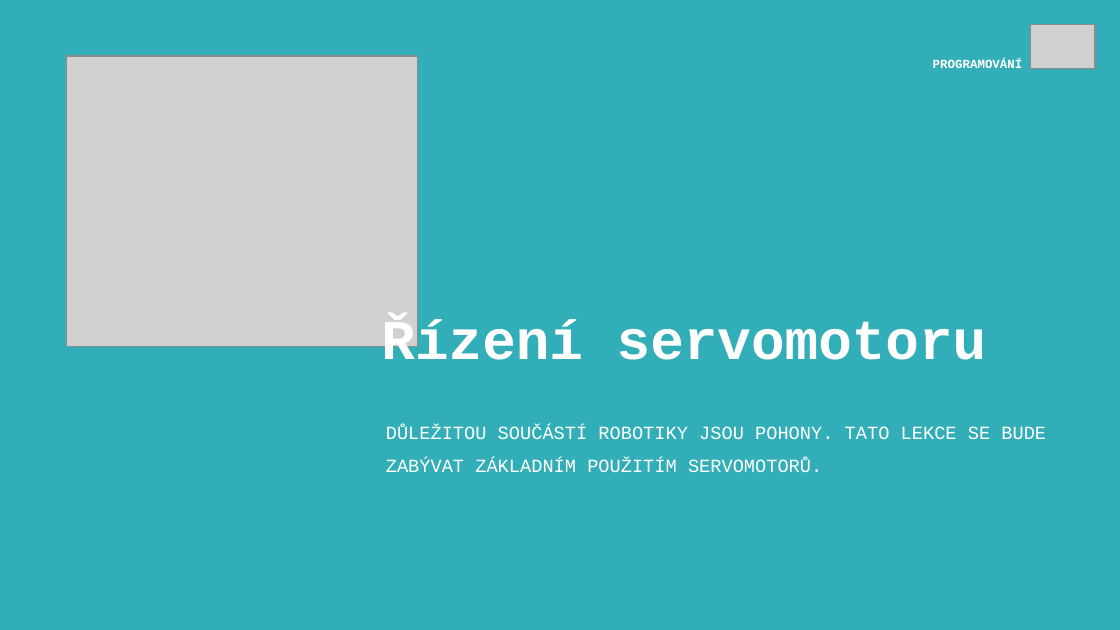
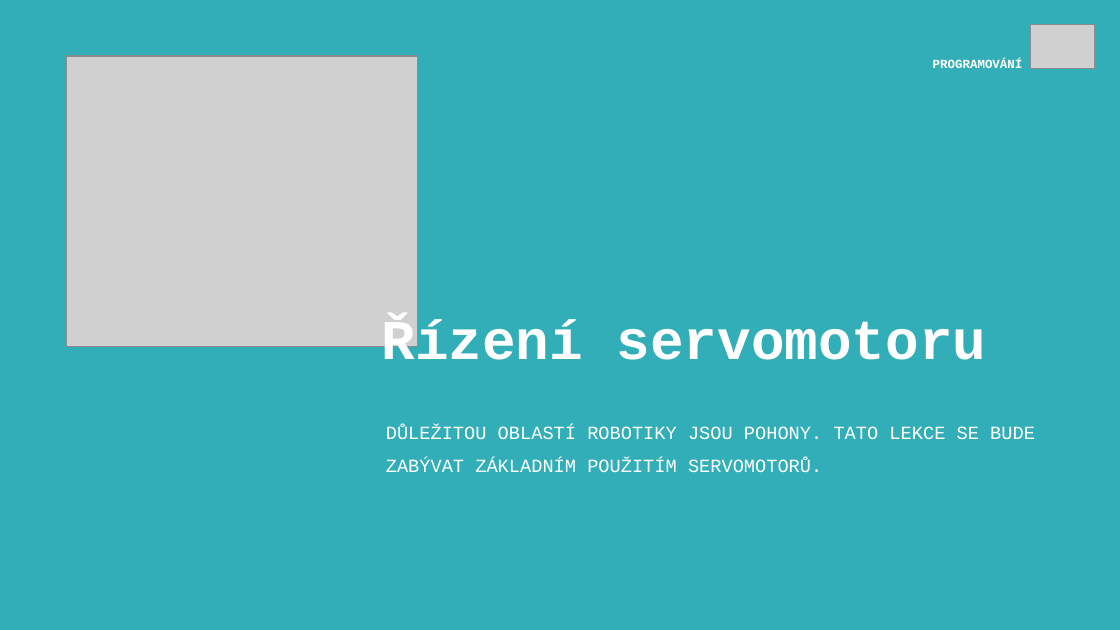
Before and after one commit to JanPrsala/PRIM, a slide deck: slide 1 of Experiments/03_SERVO/ppt/01_servo.pptx. Drawn at 1120x630 pixels with LibreOffice and Linux fonts; fonts in the diff are those of the drawing; grey boxes stand for pictures. Boxes give left, top, right and bottom in pixels: in the first picture for what was removed or moved away, otherwise in the second. Text is boxed around its words. In the diff, an @@ line names an element or a change of style, - is before the commit and + after.

```diff
--- a/Experiments/03_SERVO/ppt/01_servo.pptx
+++ b/Experiments/03_SERVO/ppt/01_servo.pptx
@@ text at box(386, 426, 1035, 472): text changed @@
-DŮLEŽITOU SOUČÁSTÍ ROBOTIKY JSOU POHONY. TATO LEKCE SE BUDE ZABÝVAT ZÁKLADNÍM POUŽITÍM SERVOMOTORŮ.
+DŮLEŽITOU OBLASTÍ ROBOTIKY JSOU POHONY. TATO LEKCE SE BUDE ZABÝVAT ZÁKLADNÍM POUŽITÍM SERVOMOTORŮ.
```
Also in this commit, not shown: 30 other files.
